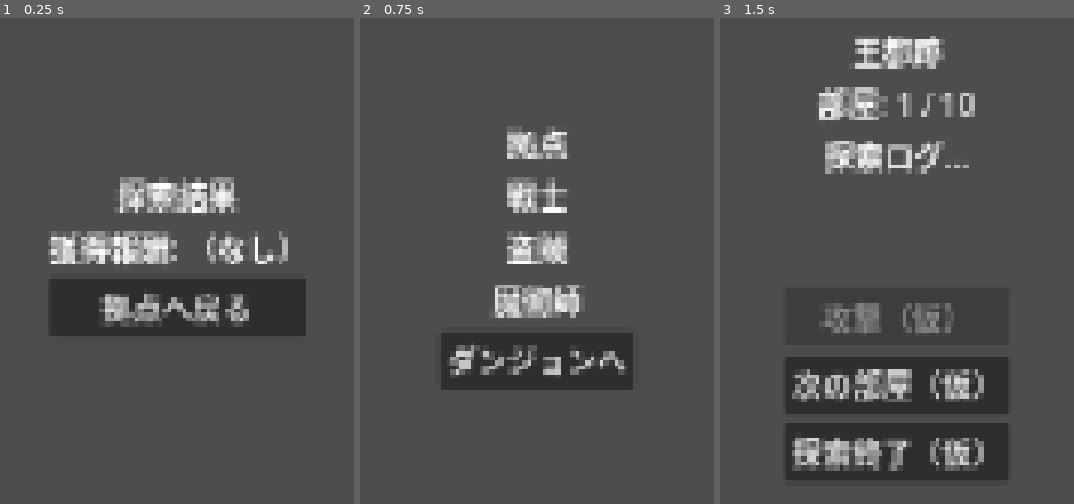
Above: before the commit, frames 1-3 (left to right).
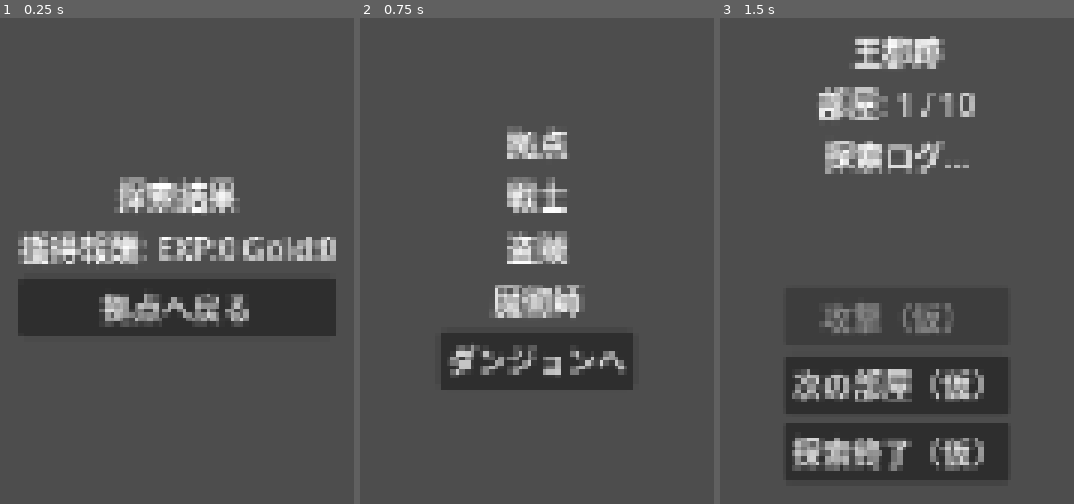
Above: after the commit, the same moments.

Repository: JeflyMarte/crownfall
Game: Godot game, scene res://scenes/result/ResultScene.tscn
Two runs of this game, one before a commit and one after it. Both use one fixed random seed, a clock stepped at 60 frames per second and the inputs below. This scene is started directly instead of the project's main scene.
Inputs:
- Up to frame 1 (0.25 s): no input
- Up to frame 2 (0.75 s): click "拠点へ戻る" at 0.5 s
- Up to frame 3 (1.5 s): click "ダンジョンへ" at 1.25 s

The runs differ from the first frame. In frame 1, 5.9% of the frame differs, in the area x 5-95%, y 43-66%; in frame 2, nothing differs; in frame 3, nothing differs.

Commit message:
Task033: display last_run_exp_reward and last_run_gold_reward in ResultScene
Co-Authored-By: Claude Sonnet 4.6 <noreply@anthropic.com>

Diff:
--- a/scripts/result/ResultScene.gd
+++ b/scripts/result/ResultScene.gd
@@ -2,6 +2,10 @@
 
 func _ready() -> void:
 	$VBoxContainer/ButtonBack.pressed.connect(_on_back_button_pressed)
+	$VBoxContainer/LabelReward.text = "獲得報酬: EXP:%d Gold:%d" % [
+		GameState.last_run_exp_reward,
+		GameState.last_run_gold_reward,
+	]
 
 func _on_back_button_pressed() -> void:
 	SceneRouter.change_scene("res://scenes/base/BaseScene.tscn")
